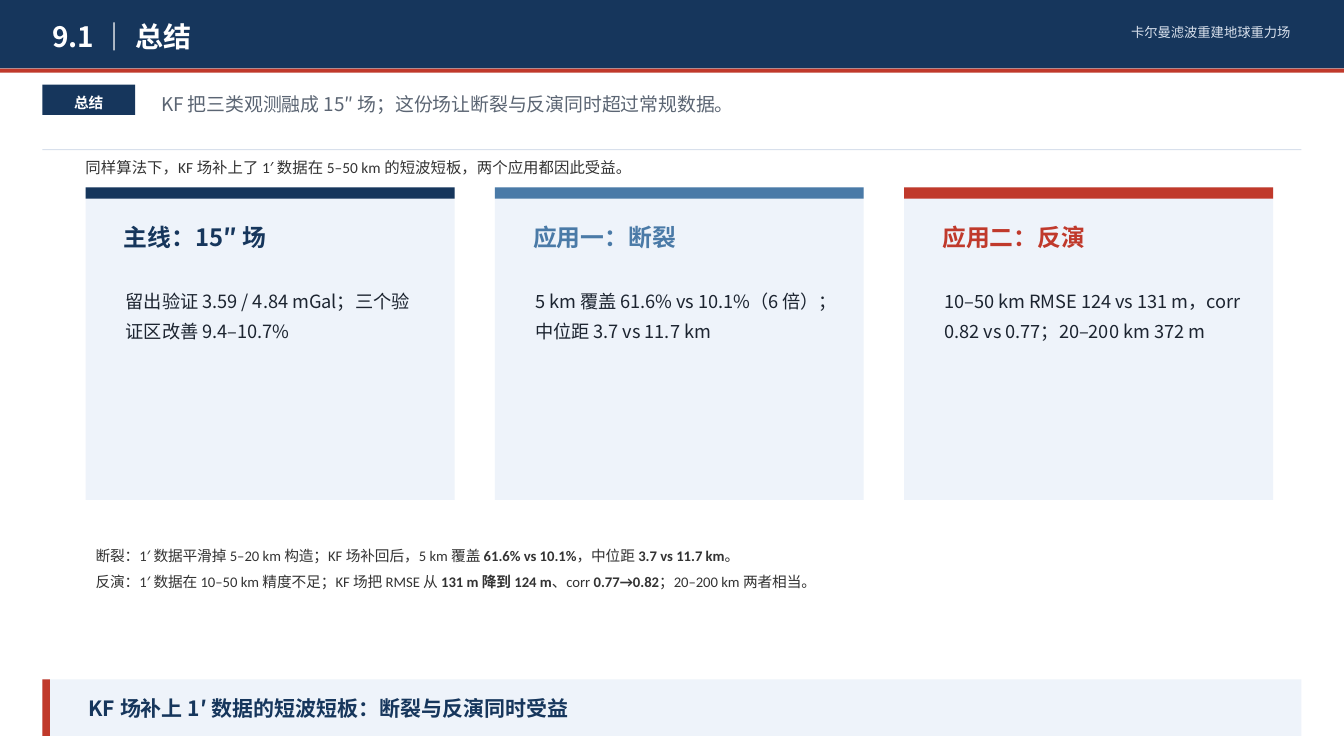
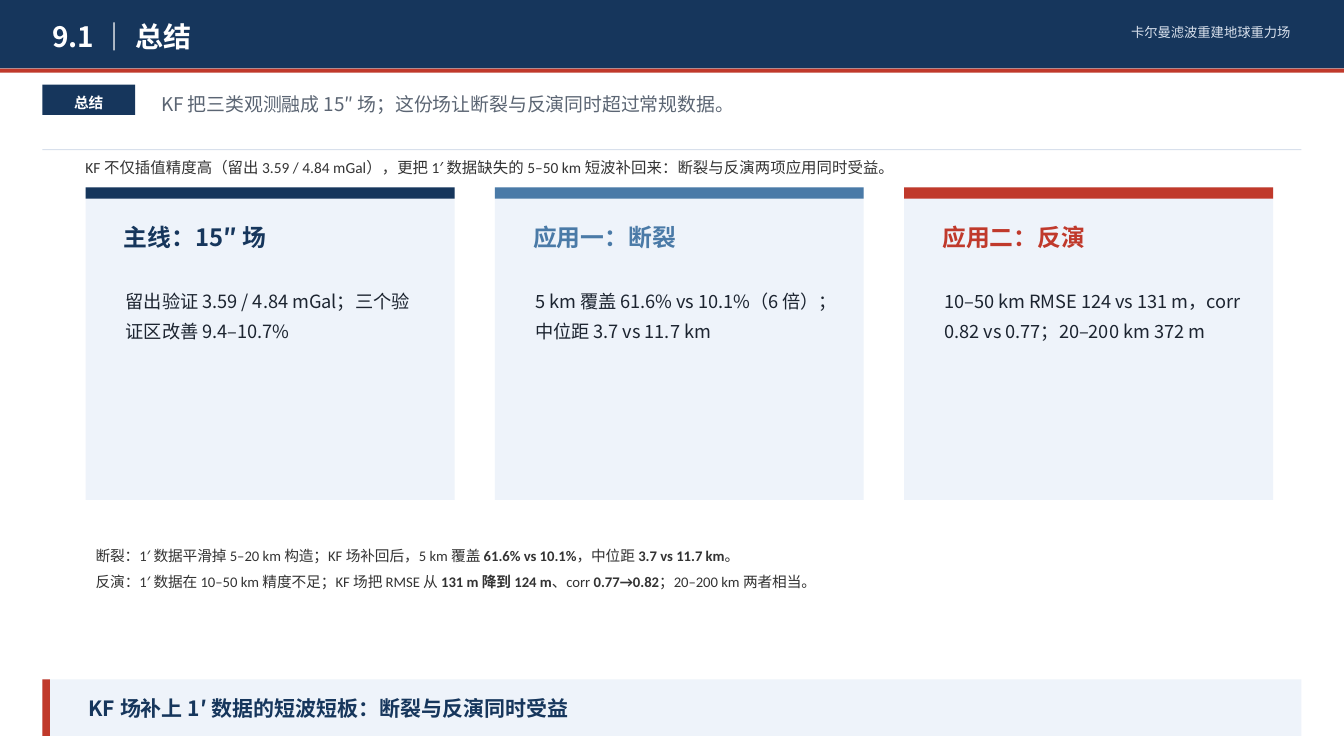
Before and after one commit to shuyunkai/kalman_gravity, a slide deck: slide 24 of ppt/卡尔曼滤波重建地球重力场_含研究内容.pptx. Drawn at 1344x756 pixels with LibreOffice and Linux fonts; fonts in the diff are those of the drawing. Boxes give left, top, right and bottom in pixels: in the first picture for what was removed or moved away, otherwise in the second. Text is boxed around its words. In the diff, an @@ line names an element or a change of style, - is before the commit and + after.

```diff
--- a/ppt/卡尔曼滤波重建地球重力场_含研究内容.pptx
+++ b/ppt/卡尔曼滤波重建地球重力场_含研究内容.pptx
@@ text at [85,160,894,175]: text changed @@
-同样算法下，KF 场补上了 1′ 数据在 5–50 km 的短波短板，两个应用都因此受益。
+KF 不仅插值精度高（留出 3.59 / 4.84 mGal），更把 1′ 数据缺失的 5–50 km 短波补回来：断裂与反演两项应用同时受益。
```
Also in this commit, not shown: 2 other files.
